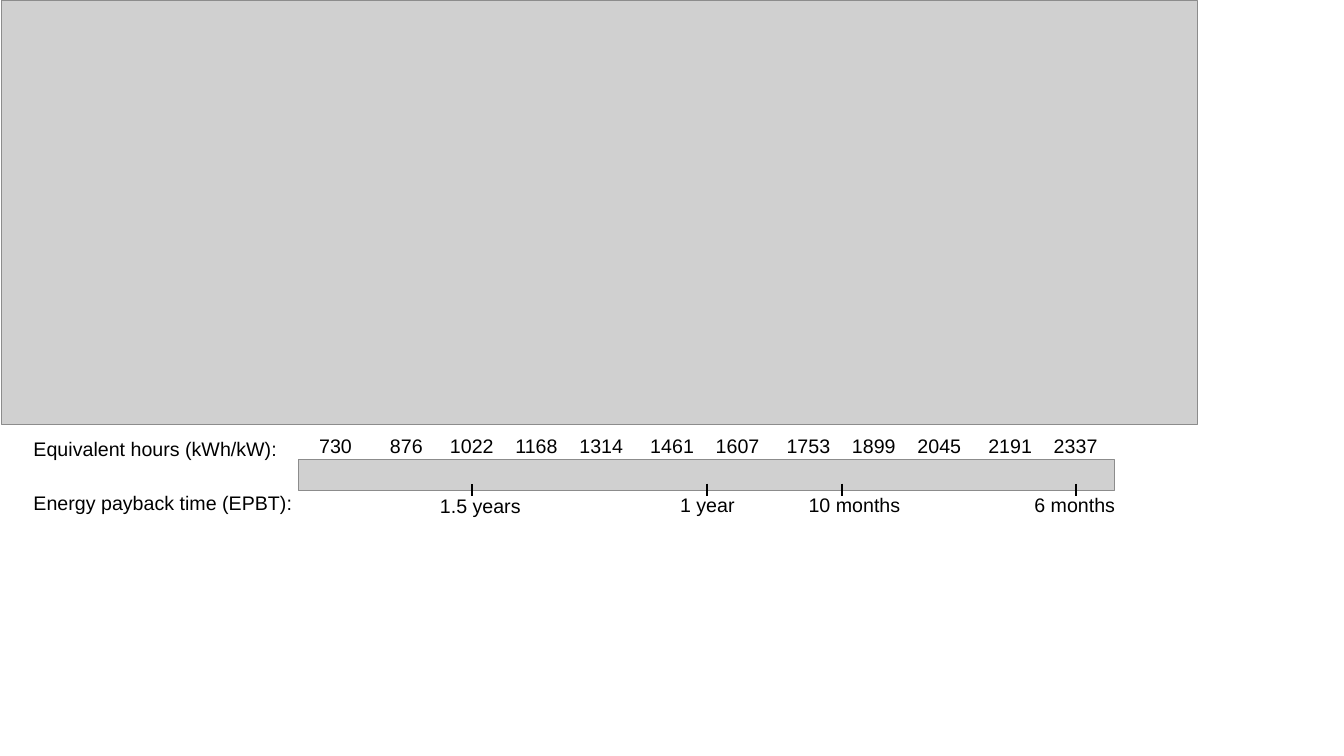
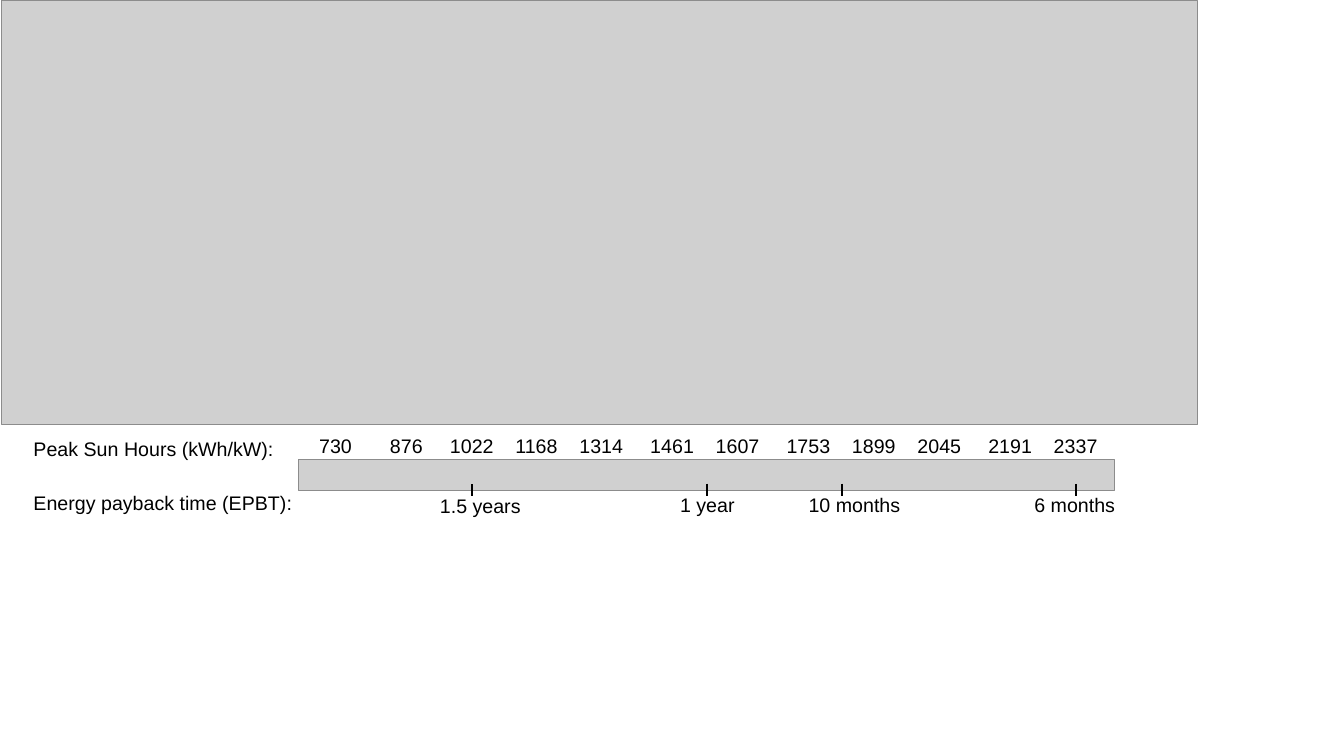
Before and after one commit to martavp/pv-textbook, a slide deck: slide 1 of Figures/Chapter_01/drawings/Fig1.2_radiation_map.pptx. Drawn at 1344x756 pixels with LibreOffice and Linux fonts; fonts in the diff are those of the drawing; grey boxes stand for pictures. Boxes give left, top, right and bottom in pixels: in the first picture for what was removed or moved away, otherwise in the second. Text is boxed around its words. In the diff, an @@ line names an element or a change of style, - is before the commit and + after.

Commit message:
updated Figure 1.2 peak sun hours

```diff
--- a/Figures/Chapter_01/drawings/Fig1.2_radiation_map.pptx
+++ b/Figures/Chapter_01/drawings/Fig1.2_radiation_map.pptx
@@ text at <box>33,441,274,460</box>: text changed @@
-Equivalent hours (kWh/kW):
+Peak Sun Hours (kWh/kW):
```
Also in this commit, not shown: 1 other file.
